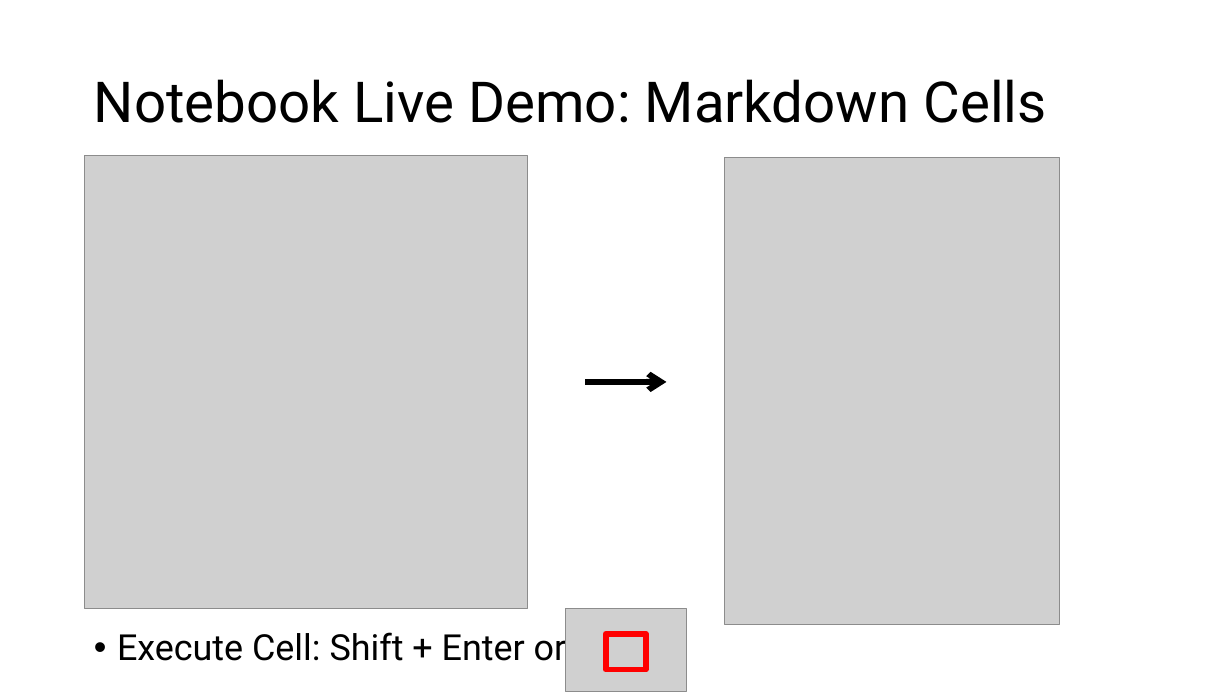
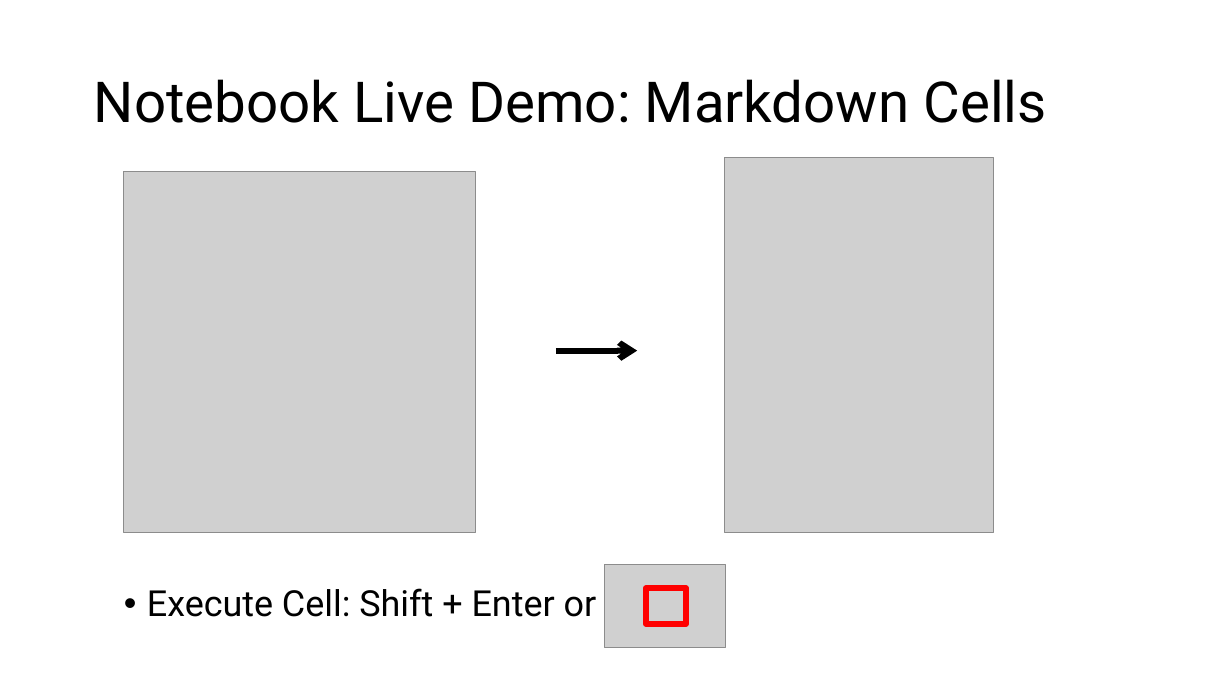
Before and after one commit to jonathanbollig/pycophy, a slide deck: slide 17 of Lectures/Chunk 1 - Introduction + Setup.pptx (slide 16 before the commit). Drawn at 1232x693 pixels with LibreOffice and Linux fonts; fonts in the diff are those of the drawing; grey boxes stand for pictures. Boxes give left, top, right and bottom in pixels: in the first picture for what was removed or moved away, otherwise in the second. Text is boxed around its words. In the diff, an @@ line names an element or a change of style, - is before the commit and + after.

```diff
--- a/Lectures/Chunk 1 - Introduction + Setup.pptx
+++ b/Lectures/Chunk 1 - Introduction + Setup.pptx
@@ picture: place and size @@
-picture at bbox=[85, 155, 528, 609]
+picture at bbox=[123, 172, 475, 532]
@@ picture: place and size @@
-picture at bbox=[725, 157, 1060, 624]
+picture at bbox=[725, 157, 994, 532]
@@ arrow moved from (585, 382) - (666, 382) to (556, 350) - (638, 350) @@
@@ picture: place and size @@
-picture at bbox=[566, 609, 687, 692]
+picture at bbox=[604, 565, 726, 648]
@@ text "Execute Cell: Shift + Enter ..." rewrapped from bbox=[117, 627, 567, 669] to bbox=[147, 588, 597, 617] @@
@@ rectangle: place and size @@
-rectangle at bbox=[606, 634, 647, 670]
+rectangle at bbox=[646, 588, 687, 624]
```
Also in this commit, not shown: 13 other slides changed, 1 slide added, 2 other files.
